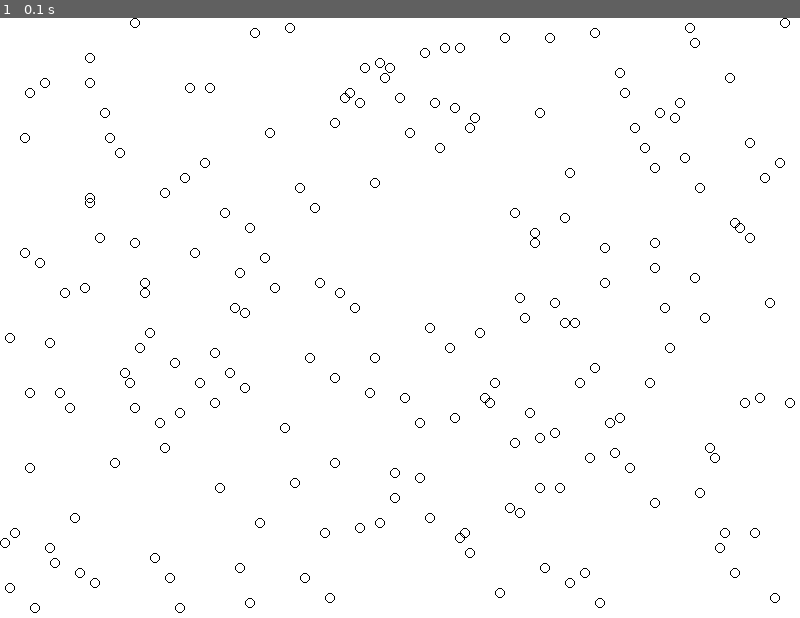
Above: before the commit, frame 1.
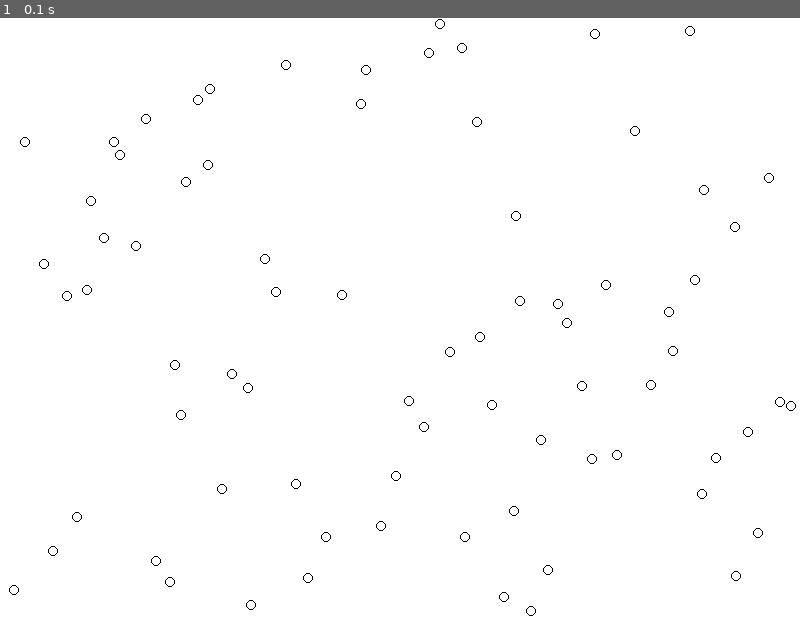
Above: after the commit, the same moment.

Repository: 123mjb/Python
Game: pygame game, started from CircleCreator.py
Same seed, same stepped clock (60 frames per second), same inputs: the game is played once before the commit and once after it.
Inputs:
- Up to frame 1 (0.1 s): no input

The runs differ from the first frame. In frame 1, 1.3% of the frame differs, in the area x 0-100%, y 0-100%.

Commit message:
Actually fixed

Diff:
--- a/CircleCreator.py
+++ b/CircleCreator.py
@@ -23,19 +23,19 @@
 
 def randcircles():
     global test1, test2, randcircleslistx, randcircleslisty, randcirclesx, randcirclesy, fails
-    for p in range(0, 200):
+    for p in range(0, 1000):
         test1 = False
         test2 = False
         while not test1 and not test2:
             test1 = True
             test2 = True
-            randcirclesy = random.randrange(5, 595, 5)
-            randcirclesx = random.randrange(5, 795, 5)
+            randcirclesy = random.randrange(5, 595)
+            randcirclesx = random.randrange(5, 795)
             for h in randcircleslistx:
-                if randcirclesx > h-5 and randcirclesx < h+5:
+                if randcirclesx > h-10 and randcirclesx < h+10:
                     test1 = False
             for t in randcircleslisty:
-                if randcirclesy > t-5 and randcirclesy < t+5:
+                if randcirclesy > t-10 and randcirclesy < t+10:
                     test2 = False
             print(randcirclesx, randcirclesy)
             fails += 1
